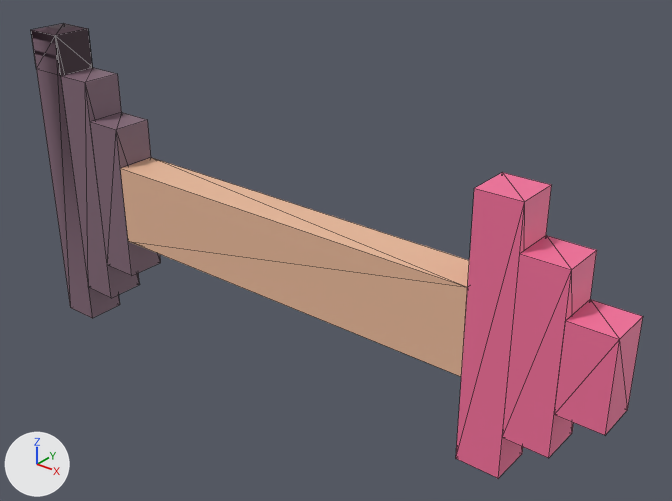
The FBX model Assets/Imports/StandardCupid/Arrow.fbx as it was, and as the next commit left it.
One viewpoint serves both versions: a camera (50 mm lens) standing at (12.72, -14.1, 10.24) and looking at (0.86, 0.72, 1.05). The lights are fixed; the arrows at lower left show +X, +Y and +Z. Mesh edges are drawn as thin lines. Where no turn or scale is listed for an object, it has been applied to the vertices. Vertices at the same position are counted once.

The older version as bpy lines, for what is in view:
```python
me_mesh = bpy.data.meshes.new('Mesh')
me_mesh.from_pydata(...)  # 58 vertices, 94 faces; spans x -8.0..8.0, y -0.5..0.5, z -3.0..5.0
# faces by material slot: [46, 36, 12]
me_mesh.materials.append(mat_color3)  # purple #836877
me_mesh.materials.append(mat_color9)  # pink #f5719c
me_mesh.materials.append(mat_color0)  # beige #ebba9b
ob_generated = bpy.data.objects.new('generated', me_mesh)
ob_generated.location = (0.0, 0.0, 0.0)
```
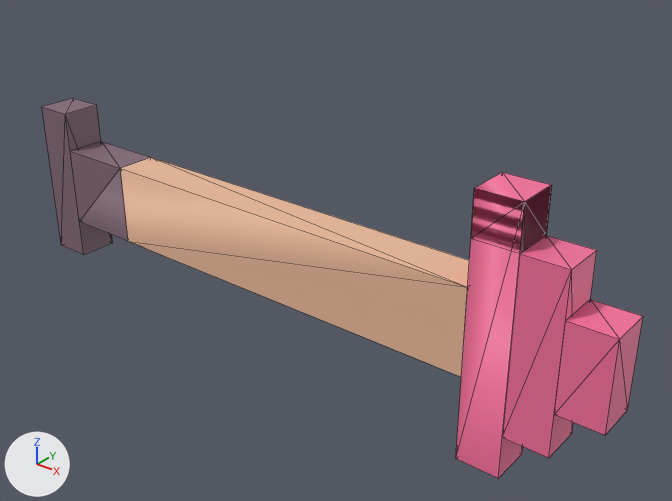
What changed in the scene script:
```text
Change me_mesh:
    used by ob_generated; location = (0.0, 0.0, 0.0)
    remove me_mesh.from_pydata(...)  # 58 vertices, 94 faces; spans x -8.0..8.0, y -0.5..0.5, z -3.0..5.0
    add me_mesh.from_pydata(...)  # 46 vertices, 82 faces; spans x -8.0..8.0, y -0.5..0.5, z -2.0..4.0
    me_mesh part 1: the loose piece of 8 vertices spanning x -6.0..-5.0, y -0.5..0.5, z -1.0..3.0 is moved by (-2.0, 0.0, 0.0)
    me_mesh part 2: the loose piece of 18 vertices spanning x -8.0..-6.0, y -0.5..0.5, z -3.0..5.0 is deleted
    me_mesh part 3
    2 vertices are added at (5.0, -0.5, 3.0), (5.0, 0.5, 3.0)
    10 new faces join them, mat_color9 (pink #f5719c)
    me_mesh part 4
    4 vertices are added at (-7.0, -0.5, 0.0), (-7.0, 0.5, 0.0), (-7.0, 0.5, 2.0), (-7.0, -0.5, 2.0)
    12 new faces join them, mat_color3 (purple #836877)
```

Where the change shows, as pixel boxes (x1, y1, x2, y2) in the pictures (672 x 501 px; the box of a moved part takes in the faces that stretch with it):
'generated', reshaped (16% shorter)
    before: (31, 23, 643, 478)
    after: (42, 98, 643, 478)
part 1 of me_mesh, moved or reshaped
    before: (90, 112, 161, 276)
    after: (42, 98, 113, 255)
part 2 of me_mesh, deleted (purple)
    before: (31, 23, 140, 318)
part 3 of me_mesh, added
    after: (472, 187, 551, 254)
part 4 of me_mesh, added (purple)
    after: (70, 141, 151, 241)
